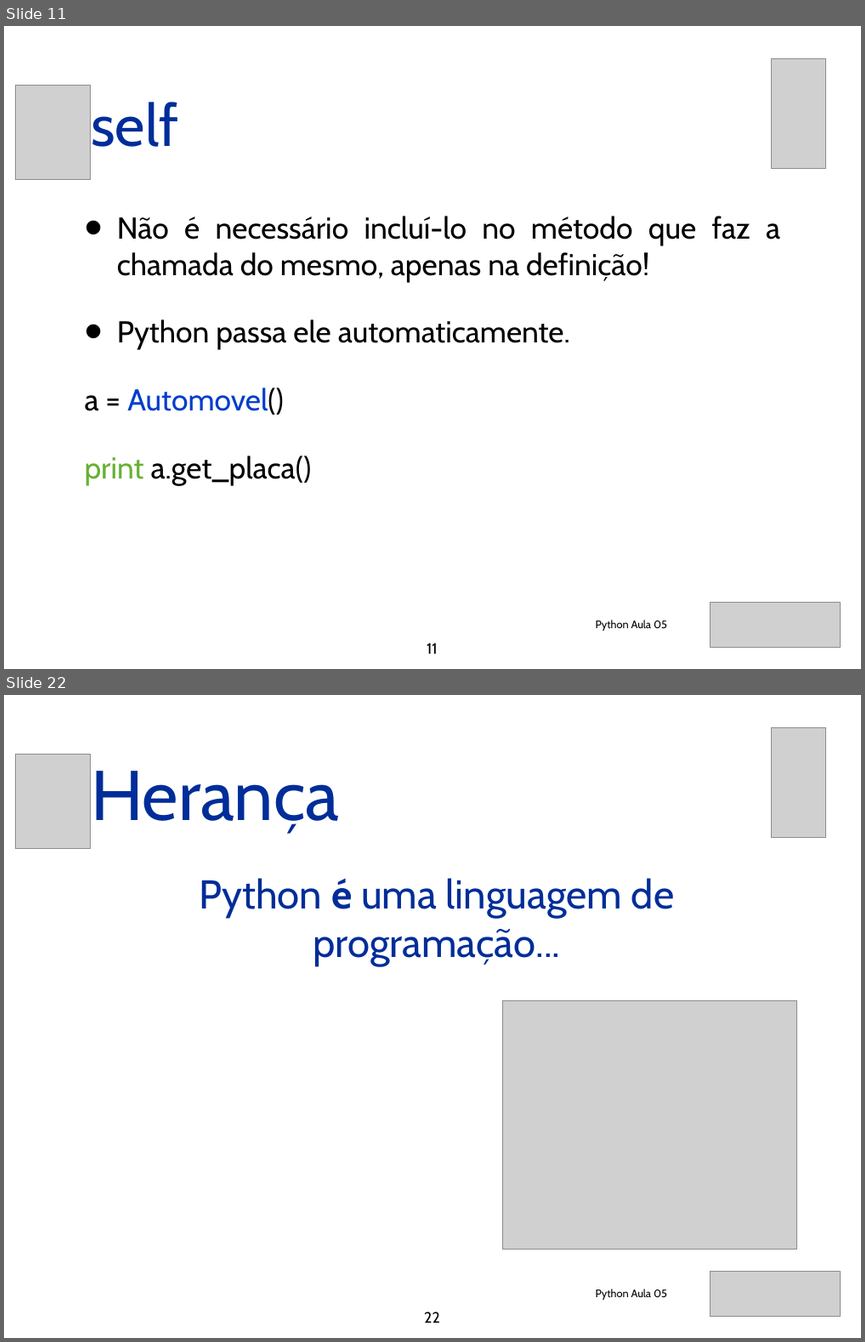
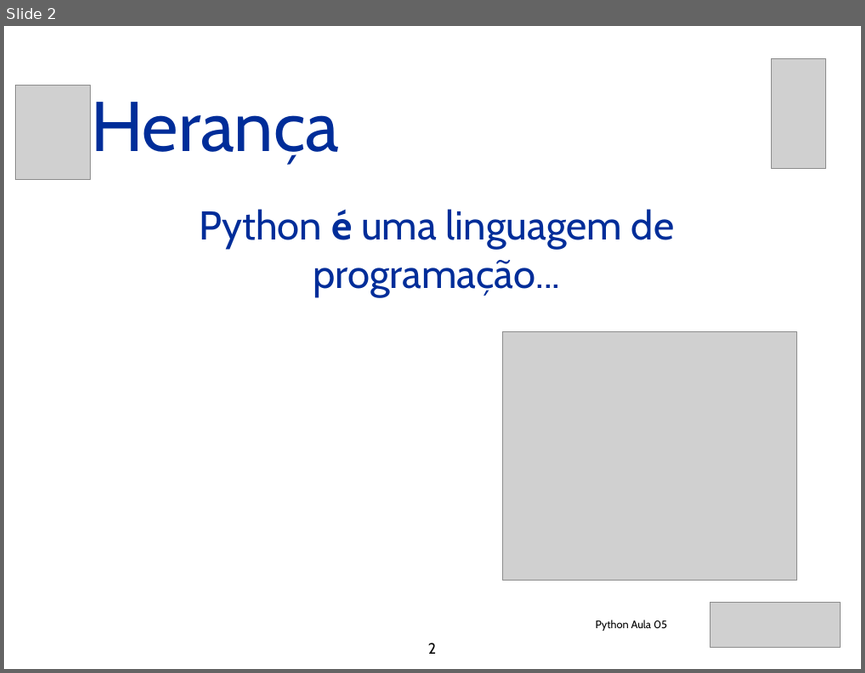
Before and after one commit to eduardocunha11/firstblog, a slide deck: aulas/poo/backes/AulaPython11-Heranca_e_Polimorfismo.pptx. Shown one above the other, each under a label of ours: slides 11 and 22 before the commit, slide 2 after it; the slides between them are not shown. The pictures are 865x1342 and 865x673 pixels, drawn with LibreOffice and Linux fonts; fonts in the diff are those of the drawing; grey boxes stand for pictures. Boxes give left, top, right and bottom in pixels: in the first picture for what was removed or moved away, otherwise in the second. Text is boxed around its words. In the diff, an @@ line names an element or a change of style, - is before the commit and + after.

Commit message:
aula de heranca

```diff
--- a/aulas/poo/backes/AulaPython11-Heranca_e_Polimorfismo.pptx
+++ b/aulas/poo/backes/AulaPython11-Heranca_e_Polimorfismo.pptx
@@ slide 11 removed at bbox=[4, 26, 861, 669], background #FFFFFF @@
@@ picture removed at bbox=[772, 58, 826, 168] @@
@@ picture removed at bbox=[15, 85, 90, 179] @@
@@ title removed at bbox=[91, 102, 178, 147] @@
-self
@@ text removed at bbox=[85, 216, 780, 486] @@
-• Não é necessário incluí-lo no método que faz a chamada do mesmo, apenas na definição!
-• Python passa ele automaticamente.
-    a = Automovel()
-    print a.get_placa()
@@ picture removed at bbox=[710, 602, 840, 647] @@
@@ text removed at bbox=[596, 619, 667, 630] @@
-Python Aula 05
@@ page number removed at bbox=[426, 642, 438, 653] @@
-11
@@ what was slide 22 is now slide 2 @@
@@ page number at bbox=[428, 642, 436, 653]: text changed @@
-22
+2
```
Also in this commit, not shown: 1 slide added, 20 other slides removed.
